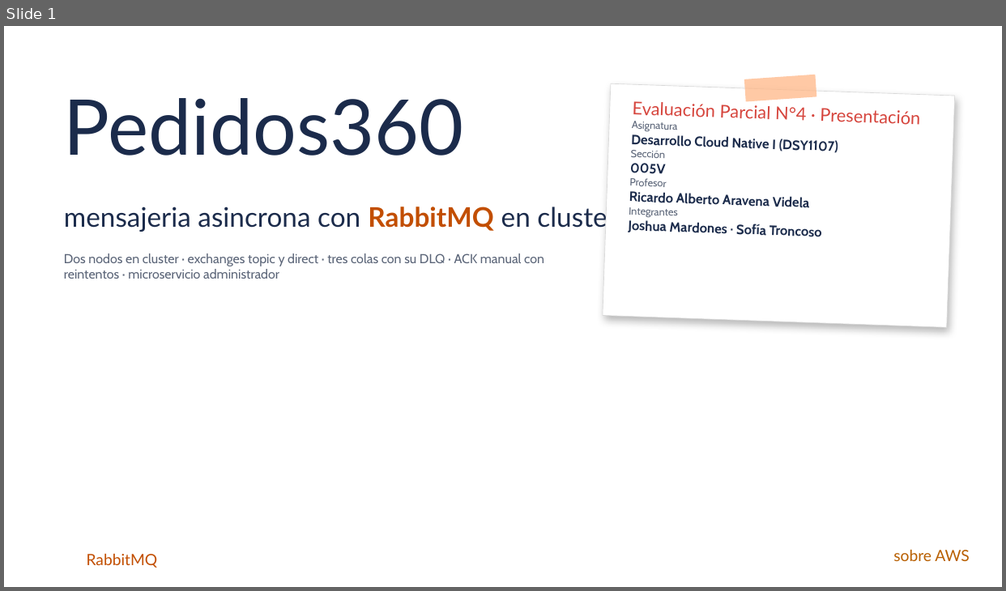
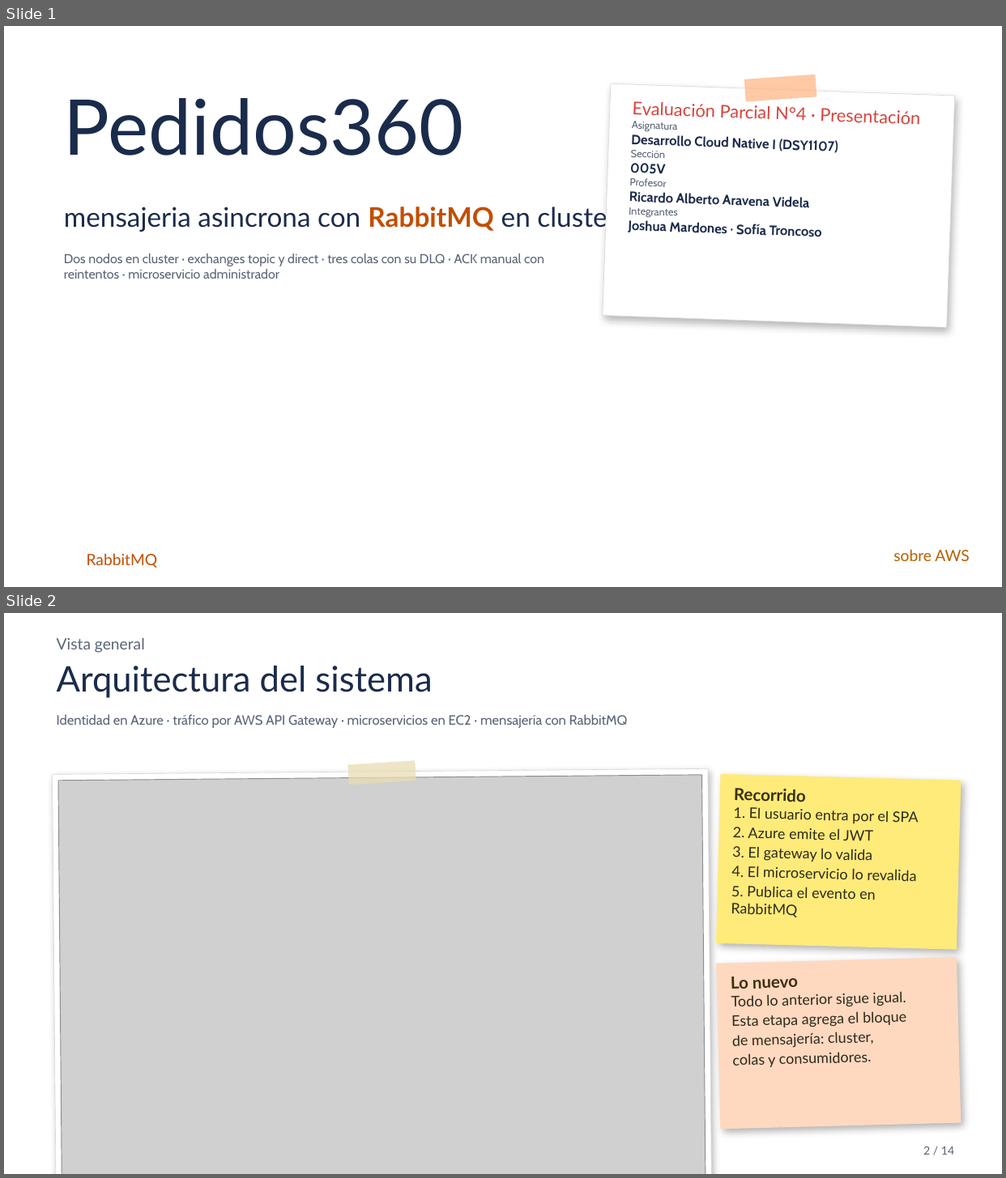
Before and after one commit to Zetita1/Pedidos360-backend, a slide deck: docs/Presentacion_Pedidos360_EP4.pptx. Shown one above the other, each under a label of ours: slide 1 before the commit, slides 1 and 2 after it. The pictures are 1006x591 and 1006x1178 pixels, drawn with LibreOffice and Linux fonts; fonts in the diff are those of the drawing; grey boxes stand for pictures; background and template pictures are left out. Boxes give left, top, right and bottom in pixels: in the first picture for what was removed or moved away, otherwise in the second. Text is boxed around its words. In the diff, an @@ line names an element or a change of style, - is before the commit and + after.

```diff
--- a/docs/Presentacion_Pedidos360_EP4.pptx
+++ b/docs/Presentacion_Pedidos360_EP4.pptx
@@ slide 2 added at (4, 613, 1002, 1174), background picture (left out) @@
@@ text added at (57, 638, 145, 653), 15 pt, text #5B6578 @@
+Vista general
@@ text added at (57, 666, 432, 698), 34 pt, text #1B2B4B @@
+Arquitectura del sistema
@@ text added at (57, 714, 628, 728), 13 pt, text #5B6578 @@
+Identidad en Azure · tráfico por AWS API Gateway · microservicios en EC2 · mensajería con RabbitMQ
@@ rectangle added at (53, 769, 712, 1174), fill #FFFFFF, outline #D9D9D9 0.5 pt @@
@@ picture added at (58, 775, 705, 1174) @@
@@ rectangle added at (347, 760, 416, 785), fill #E9DDB5 at 75% opacity @@
@@ rectangle added at (717, 774, 961, 949), fill #FFEB7A, outline #FFEB7A 1 pt @@
@@ text added at (731, 788, 918, 918), 14 pt, text #2E2A1E @@
+Recorrido
+1. El usuario entra por el SPA
+2. Azure emite el JWT
+3. El gateway lo valida
+4. El microservicio lo revalida
+5. Publica el evento en RabbitMQ
@@ rectangle added at (717, 958, 961, 1129), fill #FFD9BF, outline #FFD9BF 1 pt @@
@@ text added at (731, 977, 906, 1067), 14 pt, text #2E2A1E @@
+Lo nuevo
+Todo lo anterior sigue igual.
+Esta etapa agrega el bloque
+de mensajería: cluster,
+colas y consumidores.
@@ text added at (923, 1147, 954, 1155), 11 pt, text #5B6578 @@
+2 / 14
```
Also in this commit, not shown: 12 slides changed, 14 other files.
